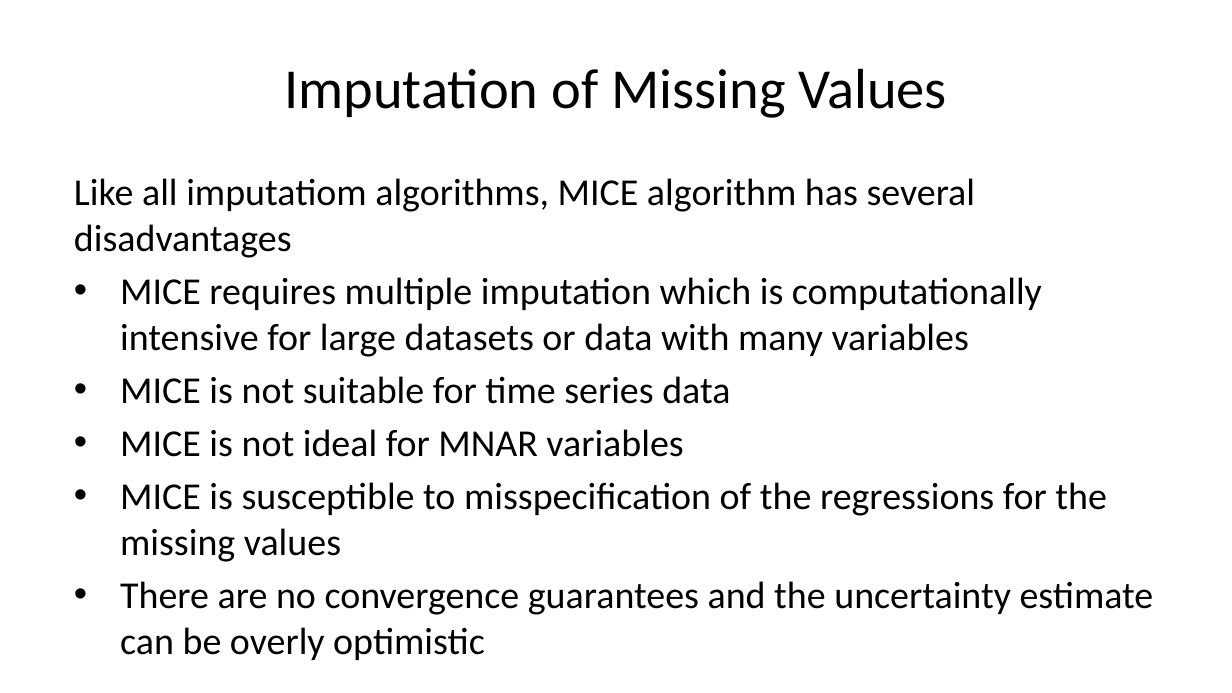
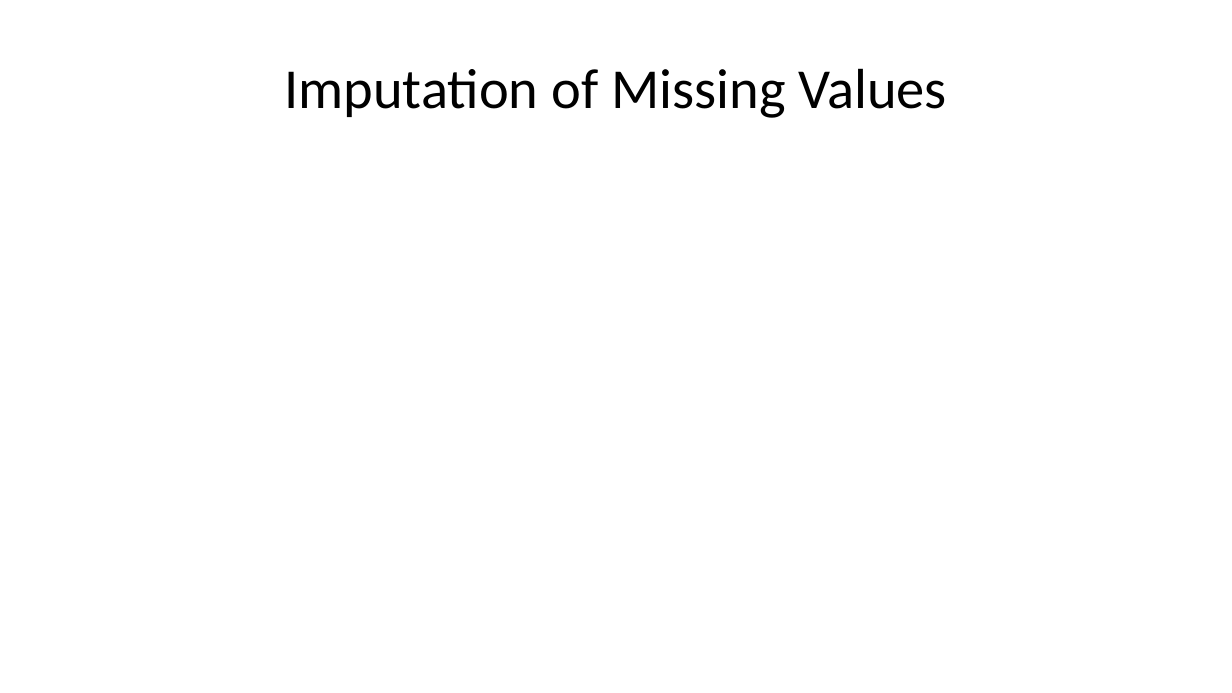
Before and after one commit to StephenElston/CSCI-E-83, a slide deck: slide 75 of LectureSlides/11_ModelsForMessyData.pptx (slide 76 before the commit). Drawn at 1232x693 pixels with LibreOffice and Linux fonts; fonts in the diff are those of the drawing; grey boxes stand for pictures. Boxes give left, top, right and bottom in pixels: in the first picture for what was removed or moved away, otherwise in the second. Text is boxed around its words. In the diff, an @@ line names an element or a change of style, - is before the commit and + after.

```diff
--- a/LectureSlides/11_ModelsForMessyData.pptx
+++ b/LectureSlides/11_ModelsForMessyData.pptx
@@ text removed at bbox=[74, 178, 1154, 660] @@
-Like all imputatiom algorithms, MICE algorithm has several disadvantages
-• MICE requires multiple imputation which is computationally intensive for large datasets or data with many variables
-• MICE is not suitable for time series data
-• MICE is not ideal for MNAR variables
-• MICE is susceptible to misspecification of the regressions for the missing values
-• There are no convergence guarantees and the uncertainty estimate can be overly optimistic
```
Also in this commit, not shown: 12 other slides changed, 1 slide removed.
